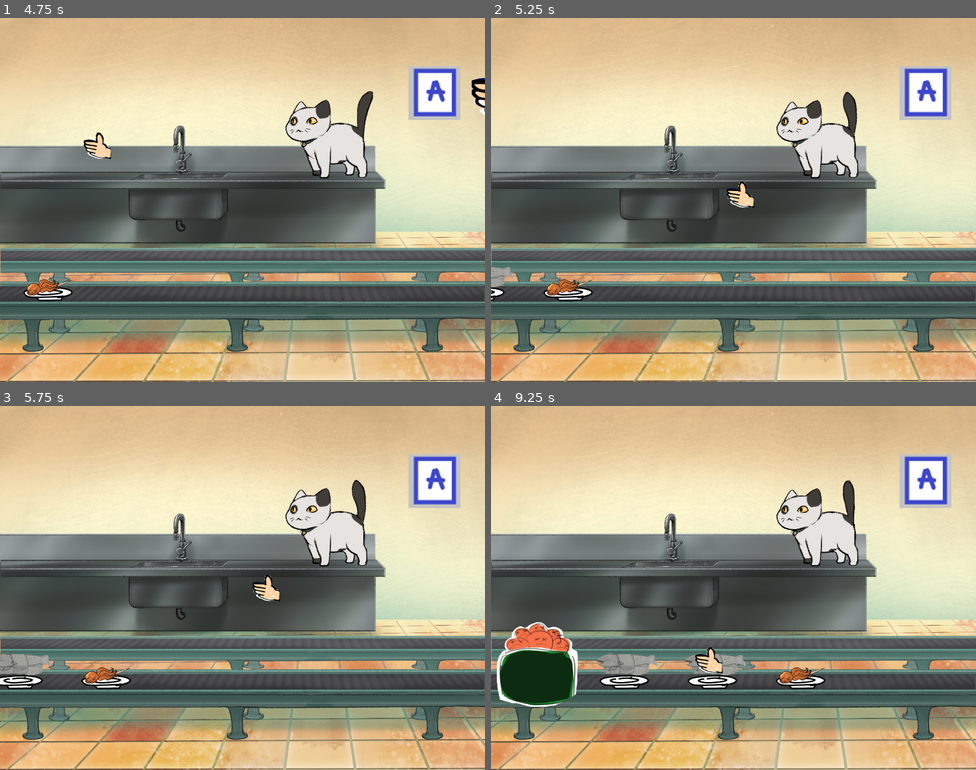
Above: before the commit, frames 1-4 (two rows, left to right).
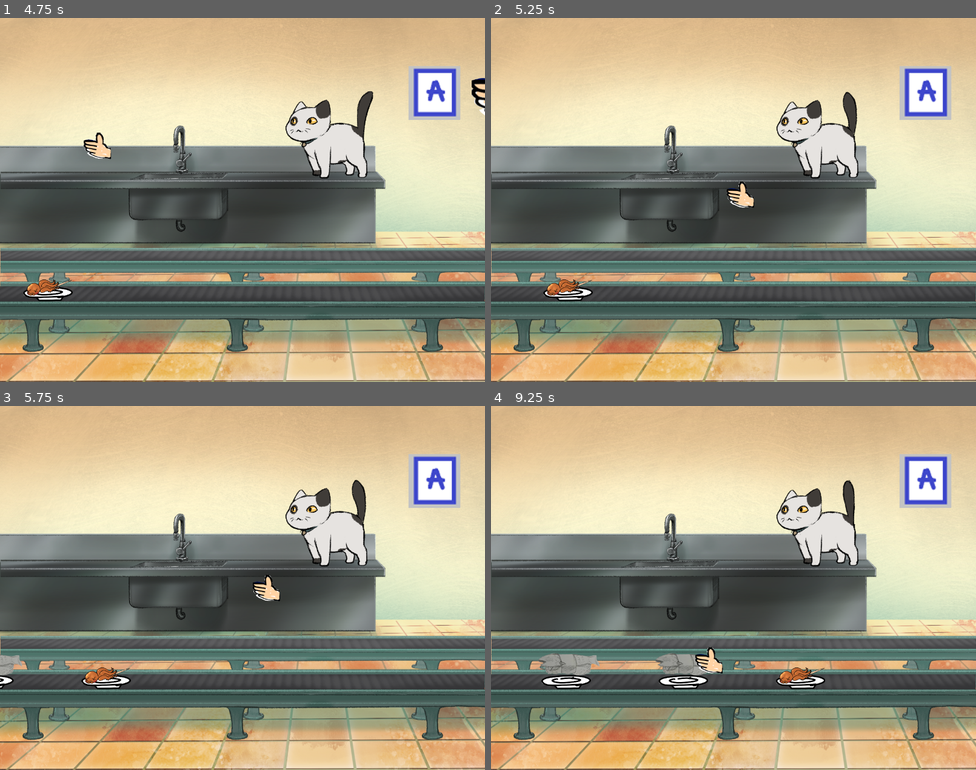
Above: after the commit, the same moments.

Repository: BUNN1E5/SDGJ-2024
Game: Godot game, scene res://levels/title/title.tscn
The game is run twice, just before and just after one commit, with the same random seed, the same clock (stepped at 60 frames per second) and the same inputs. This scene is started directly instead of the project's main scene.
Inputs (mouse positions are in pixels of both pictures, inside the frame that each line leads up to):
- Up to frame 1 (4.75 s): move the mouse to (349, 181) at 0.52 s; click (349, 181) at 0.67 s; move the mouse to (145, 218) at 1.27 s; click (145, 218) at 1.42 s; move the mouse to (291, 119) at 2.02 s; click (291, 119) at 2.17 s; move the mouse to (218, 272) at 2.77 s; click (218, 272) at 2.92 s; move the mouse to (388, 254) at 3.52 s; click (388, 254) at 3.67 s; move the mouse to (97, 145) at 4.27 s; click (97, 145) at 4.42 s
- Up to frame 2 (5.25 s): move the mouse to (757, 200) at 5.02 s; click (757, 200) at 5.17 s
- Up to frame 3 (5.75 s): no input
- Up to frame 4 (9.25 s): move the mouse to (660, 497) at 5.77 s; click (660, 497) at 5.92 s; move the mouse to (840, 569) at 6.52 s; click (840, 569) at 6.67 s; move the mouse to (636, 606) at 7.27 s; click (636, 606) at 7.42 s; move the mouse to (782, 507) at 8.02 s; click (782, 507) at 8.17 s; move the mouse to (709, 660) at 8.77 s; click (709, 660) at 8.92 s

Frame 1 is identical in both runs. In frame 2, 0.2% of the frame differs, in the area x 0-5%, y 68-78%; in frame 3, 0.6%; in frame 4, 5.3%, in the area x 1-53%, y 59-83%.

Commit message:
Things maybe open

Diff:
--- a/game_systems/conveyer_belt/conveyer_item.gd
+++ b/game_systems/conveyer_belt/conveyer_item.gd
@@ -5,6 +5,7 @@
 var collision : Area2D
 var being_held = false
 var bad_level = 0
+var chance_to_be_consumed = 0.25
 
 var mousePath = "/root/Main/Mouse"
 @onready var mouse : PlayerMouse = get_node(mousePath)
--- a/game_systems/player_control/mouse.gd
+++ b/game_systems/player_control/mouse.gd
@@ -13,7 +13,7 @@
 
 # Called when the node enters the scene tree for the first time.
 func _ready():
-	#Input.set_mouse_mode(Input.MOUSE_MODE_HIDDEN)
+	Input.set_mouse_mode(Input.MOUSE_MODE_HIDDEN)
 	#Input.set_mouse_mode(Input.MOUSE_MODE_CONFINED)
 
 	pass # Replace with function body.
--- a/levels/main/main.tscn
+++ b/levels/main/main.tscn
@@ -27,6 +27,21 @@
 [ext_resource type="Texture2D" uid="uid://dx8bkilob0pf5" path="res://food/fish-the-cat/FISHtheCATwalk2.png" id="14_ux25m"]
 [ext_resource type="Texture2D" uid="uid://b7tjnxir2fdh5" path="res://game_systems/score/RestaurantRating.tres" id="24_i8e2i"]
 
+[sub_resource type="Animation" id="Animation_6damg"]
+length = 0.001
+tracks/0/type = "value"
+tracks/0/imported = false
+tracks/0/enabled = true
+tracks/0/path = NodePath("Inspectors-hand-placeholder:position")
+tracks/0/interp = 1
+tracks/0/loop_wrap = true
+tracks/0/keys = {
+"times": PackedFloat32Array(0),
+"transitions": PackedFloat32Array(1),
+"update": 0,
+"values": [Vector2(0, 0)]
+}
+
 [sub_resource type="Animation" id="Animation_dx3wb"]
 resource_name = "Ratings"
 length = 2.0
@@ -69,21 +84,6 @@
 }]
 }
 
-[sub_resource type="Animation" id="Animation_6damg"]
-length = 0.001
-tracks/0/type = "value"
-tracks/0/imported = false
-tracks/0/enabled = true
-tracks/0/path = NodePath("Inspectors-hand-placeholder:position")
-tracks/0/interp = 1
-tracks/0/loop_wrap = true
-tracks/0/keys = {
-"times": PackedFloat32Array(0),
-"transitions": PackedFloat32Array(1),
-"update": 0,
-"values": [Vector2(0, 0)]
-}
-
 [sub_resource type="AnimationLibrary" id="AnimationLibrary_gwjdl"]
 _data = {
 "RESET": SubResource("Animation_6damg"),
@@ -192,6 +192,7 @@
 script = ExtResource("5_chxk5")
 
 [node name="Area2D" type="Area2D" parent="Interactables/Conveyor-rear/PlateConveyer"]
+visible = false
 
 [node name="CollisionShape2D" type="CollisionShape2D" parent="Interactables/Conveyor-rear/PlateConveyer/Area2D"]
 position = Vector2(959, 48)
@@ -208,6 +209,7 @@
 script = ExtResource("5_chxk5")
 
 [node name="Area2D" type="Area2D" parent="Interactables/Conveyor-front/FoodConveyer"]
+visible = false
 
 [node name="CollisionShape2D" type="CollisionShape2D" parent="Interactables/Conveyor-front/FoodConveyer/Area2D"]
 position = Vector2(957.025, 74.525)
@@ -220,7 +222,7 @@
 plate_belt = NodePath("../Conveyor-rear/PlateConveyer")
 food_items = Array[AnimatedTexture]([ExtResource("8_w2f6g"), ExtResource("10_5g7h0"), ExtResource("11_br4we"), ExtResource("12_ba5nl")])
 base_item = ExtResource("9_ladiw")
-new_food_cooldown = 1.5
+new_food_cooldown = 2.0
 
 [node name="FISHtheCAT" type="Node2D" parent="."]
 position = Vector2(1321, 410)
Not shown, changed: game_systems/score/restaurant-a-rating-final.png.import
Not shown, changed: game_systems/score/restaurant-b-rating-final.png.import
Not shown, changed: game_systems/score/restaurant-c-rating-final.png.import
Not shown, changed: game_systems/score/restaurant-s-rating-final.png.import
Not shown, changed: levels/main/kitty-treat-final.png.import
